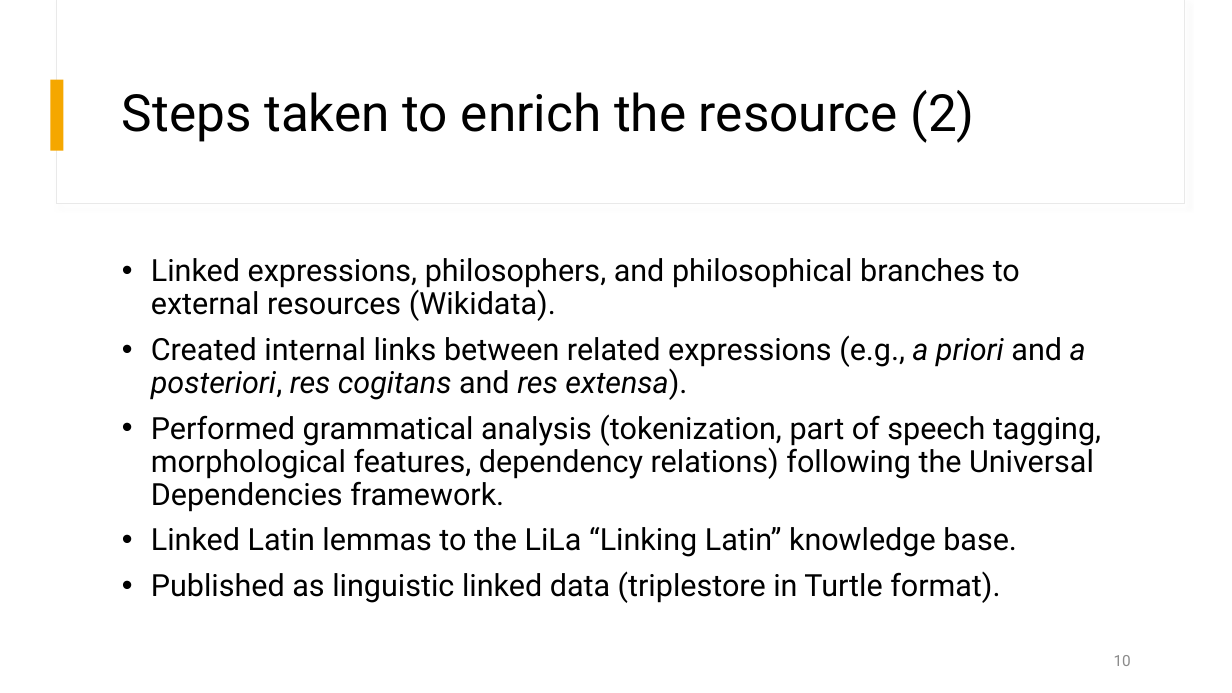
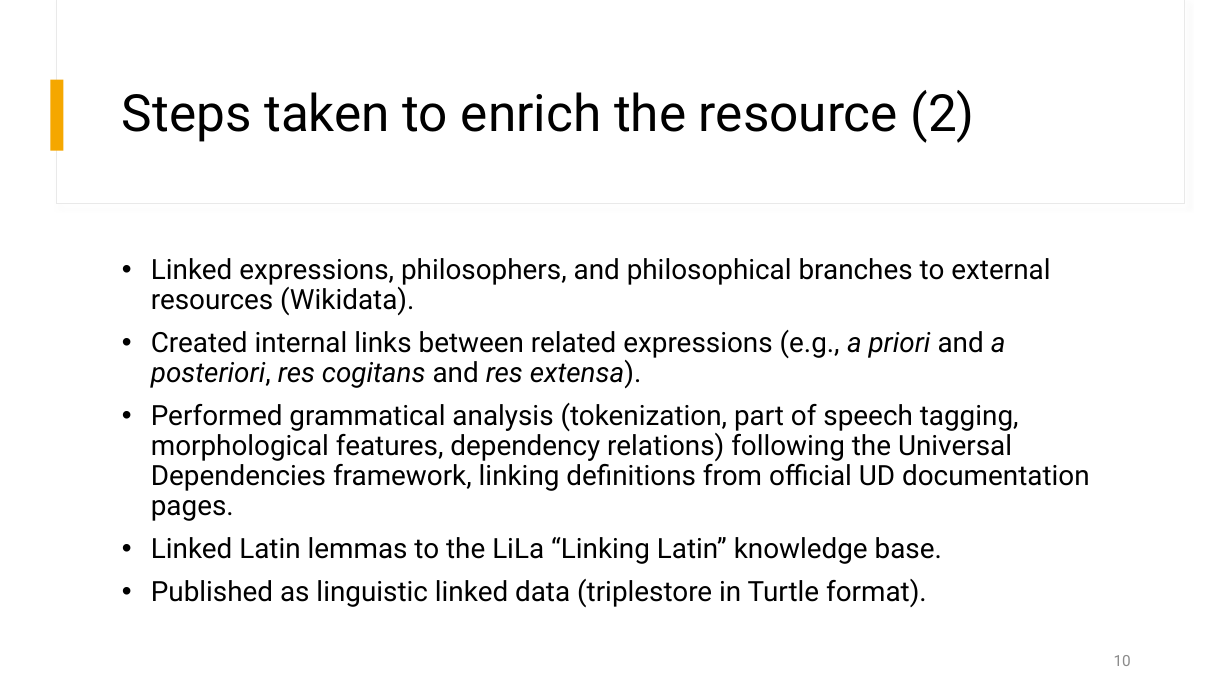
Before and after one commit to tonazzog/PhiloLatin, a slide deck: slide 10 of Linking Latin Philosophical Expressions.pptx. Drawn at 1232x693 pixels with LibreOffice and Linux fonts; fonts in the diff are those of the drawing. Boxes give left, top, right and bottom in pixels: in the first picture for what was removed or moved away, otherwise in the second. Text is boxed around its words. In the diff, an @@ line names an element or a change of style, - is before the commit and + after.

```diff
--- a/Linking Latin Philosophical Expressions.pptx
+++ b/Linking Latin Philosophical Expressions.pptx
@@ text at (151,258,1050,607): size 23.8 to 21.7 pt in "Linked expressions, philosophers, and philosophical branches ...", "Created internal links between related expressions (e.g., ...", "Linked Latin lemmas to the LiLa “Linking ...", "Published as linguistic linked data (triplestore in ..." @@
@@ text at (151,403,1090,521): text changed; size 23.8 to 21.7 pt @@
-• Performed grammatical analysis (tokenization, part of speech tagging, morphological features, dependency relations) following the Universal Dependencies framework.
+• Performed grammatical analysis (tokenization, part of speech tagging, morphological features, dependency relations) following the Universal Dependencies framework, linking definitions from official UD documentation pages.
```
Also in this commit, not shown: 5 other slides changed, 1 slide added, 3 other files.
